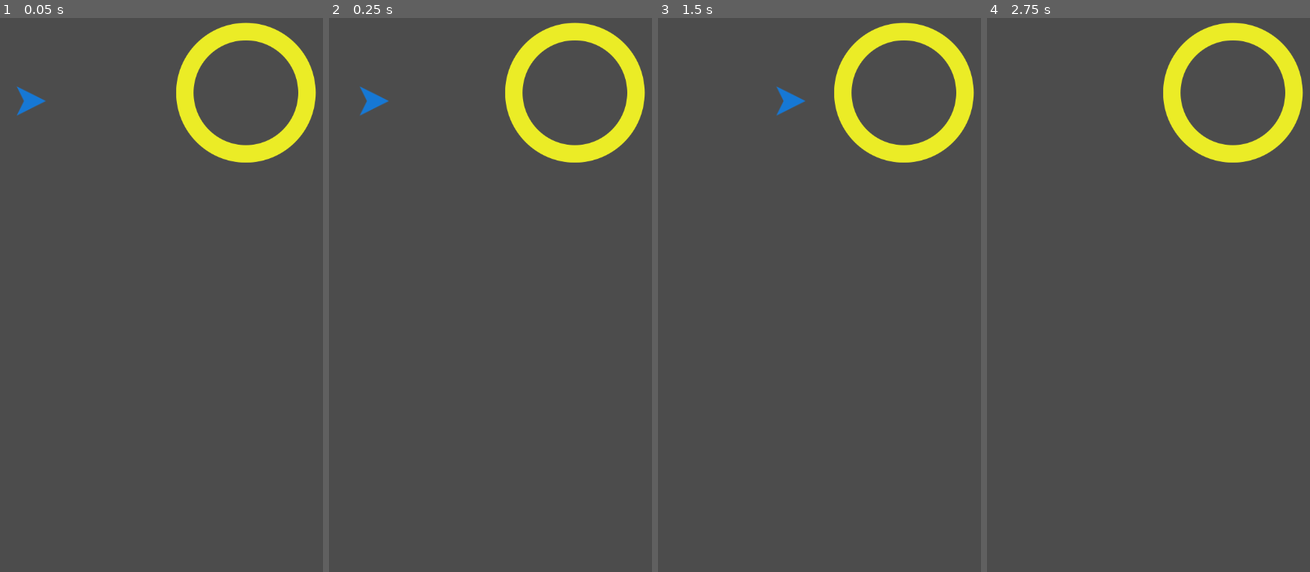
Above: before the commit, frames 1-4 (left to right).
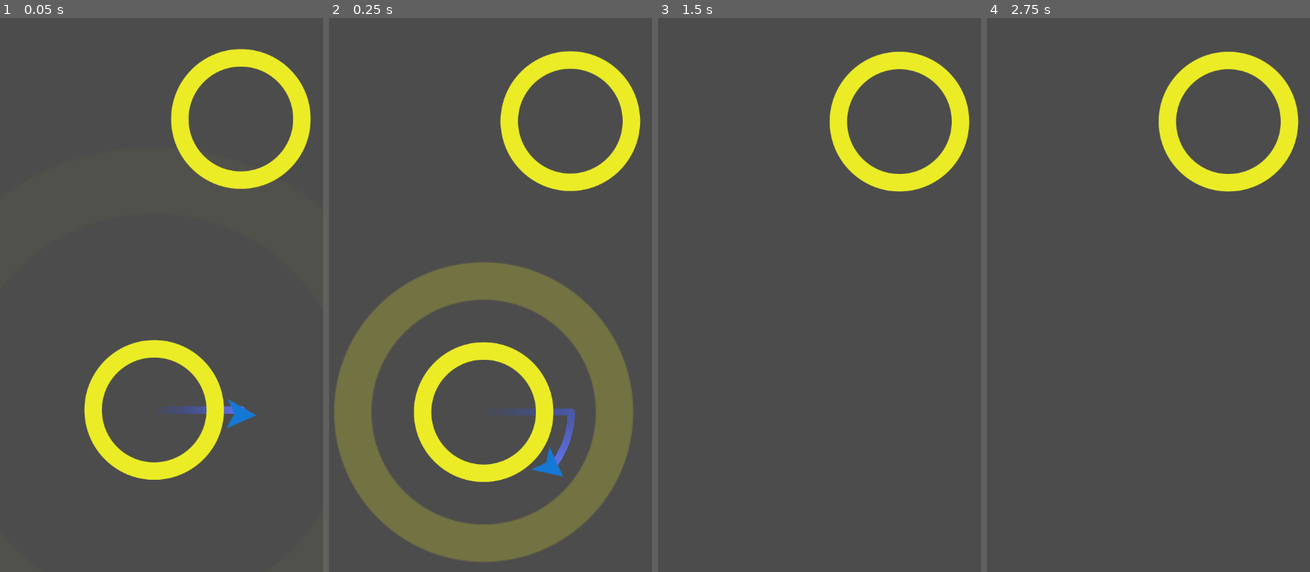
Above: after the commit, the same moments.

Repository: iengu/Circle-Jump
Game: Godot game, scene res://Main.tscn
The game is run twice, just before and just after one commit, with the same random seed, the same clock (stepped at 60 frames per second) and the same inputs.
Inputs (mouse positions are in pixels of both pictures, inside the frame that each line leads up to):
- Up to frame 1 (0.05 s): no input
- Up to frame 2 (0.25 s): no input
- Up to frame 3 (1.5 s): move the mouse to (887, 239) at 0.52 s; click (887, 239) at 0.67 s; move the mouse to (745, 300) at 1.27 s; click (745, 300) at 1.42 s
- Up to frame 4 (2.75 s): move the mouse to (1174, 139) at 2.02 s; click (1174, 139) at 2.17 s

The runs differ from the first frame. In frame 1, 11% of the frame differs, in the area x 5-98%, y 0-84%; in frame 2, 28%, in the area x 1-98%, y 0-99%; in frame 3, 6.4%; in frame 4, 6.2%.

Commit message:
Lesson 02 finished...

Diff:
--- /dev/null
+++ b/Main.gd
@@ -0,0 +1,32 @@
+extends Node
+
+var Circle = preload("res://objects/Circle.tscn")
+var Jumper = preload("res://objects/Jumper.tscn")
+
+var player
+
+func _ready():
+	randomize()
+	new_game()
+
+func new_game():
+	$Camera2D.position = $StartPosition.position
+	player = Jumper.instance()
+	player.position = $StartPosition.position
+	add_child(player)
+	player.connect("captured", self, "_on_Jumper_captured")
+	spawn_circle($StartPosition.position)
+
+func spawn_circle(_position = null):
+	var c = Circle.instance()
+	if !_position:
+		var x = rand_range(-150, 150)
+		var y = rand_range(-500, -400)
+		_position = player.target.position + Vector2(x, y)
+	add_child(c)
+	c.init(_position)
+
+func _on_Jumper_captured(object):
+	$Camera2D.position = object.position
+	object.capture()
+	call_deferred("spawn_circle")
--- a/Main.tscn
+++ b/Main.tscn
@@ -1,12 +1,16 @@
-[gd_scene load_steps=3 format=2]
+[gd_scene load_steps=2 format=2]
 
-[ext_resource path="res://objects/Jumper.tscn" type="PackedScene" id=1]
-[ext_resource path="res://objects/Circle.tscn" type="PackedScene" id=2]
+[ext_resource path="res://Main.gd" type="Script" id=1]
 
 [node name="Main" type="Node"]
+script = ExtResource( 1 )
 
-[node name="Jumper" parent="." instance=ExtResource( 1 )]
-position = Vector2( 58.8628, 183.315 )
+[node name="StartPosition" type="Position2D" parent="."]
+position = Vector2( 212.643, 589.651 )
 
-[node name="Circle" parent="." instance=ExtResource( 2 )]
-position = Vector2( 369.994, 171.543 )
+[node name="Camera2D" type="Camera2D" parent="."]
+position = Vector2( 213.864, 595.444 )
+offset = Vector2( 0, -200 )
+current = true
+smoothing_enabled = true
+smoothing_speed = 8.0
--- a/objects/Circle.gd
+++ b/objects/Circle.gd
@@ -4,16 +4,25 @@
 var radius = 100
 var rotation_speed = PI
 
-func _ready():
-	init()
 
-func init(_radius = radius):
+
+func init(_position, _radius = radius):
+	position = _position
 	radius = _radius
 	$CollisionShape2D.shape = $CollisionShape2D.shape.duplicate()
 	$CollisionShape2D.shape.radius = radius
 	var img_size = $Sprite.texture.get_size().x / 2
 	$Sprite.scale = Vector2(1, 1) * radius / img_size
 	orbit_position.position.x = radius + 25
+	rotation_speed *= pow(-1, randi() % 2)
 
 func _process(delta):
 	$Pivot.rotation += rotation_speed * delta
+
+func implode():
+	$AnimationPlayer.play("implode")
+	yield($AnimationPlayer, "animation_finished")
+	queue_free()
+
+func capture():
+	$AnimationPlayer.play("Capture")
--- a/objects/Circle.tscn
+++ b/objects/Circle.tscn
@@ -1,27 +1,107 @@
-[gd_scene load_steps=6 format=2]
+[gd_scene load_steps=8 format=2]
 
 [ext_resource path="res://assets/images/circle1_n.png" type="Texture" id=1]
 [ext_resource path="res://objects/color.shader" type="Shader" id=2]
 [ext_resource path="res://objects/Circle.gd" type="Script" id=3]
 
-[sub_resource type="ShaderMaterial" id=2]
+[sub_resource type="ShaderMaterial" id=1]
 shader = ExtResource( 2 )
 shader_param/color = Color( 0.92549, 0.929412, 0.152941, 1 )
 
-[sub_resource type="CircleShape2D" id=1]
+[sub_resource type="CircleShape2D" id=2]
 radius = 135.106
+
+[sub_resource type="Animation" id=4]
+resource_name = "Capture"
+length = 0.5
+step = 0.01
+tracks/0/type = "value"
+tracks/0/path = NodePath("SpriteEffect:visible")
+tracks/0/interp = 1
+tracks/0/loop_wrap = true
+tracks/0/imported = false
+tracks/0/enabled = true
+tracks/0/keys = {
+"times": PoolRealArray( 0 ),
+"transitions": PoolRealArray( 1 ),
+"update": 1,
+"values": [ true ]
+}
+tracks/1/type = "value"
+tracks/1/path = NodePath("SpriteEffect:scale")
+tracks/1/interp = 1
+tracks/1/loop_wrap = true
+tracks/1/imported = false
+tracks/1/enabled = true
+tracks/1/keys = {
+"times": PoolRealArray( 0, 0.5 ),
+"transitions": PoolRealArray( 1, 1 ),
+"update": 0,
+"values": [ Vector2( 3, 3 ), Vector2( 1e-05, 1e-05 ) ]
+}
+tracks/2/type = "value"
+tracks/2/path = NodePath("SpriteEffect:self_modulate")
+tracks/2/interp = 1
+tracks/2/loop_wrap = true
+tracks/2/imported = false
+tracks/2/enabled = true
+tracks/2/keys = {
+"times": PoolRealArray( 0, 0.5 ),
+"transitions": PoolRealArray( 1, 1 ),
+"update": 0,
+"values": [ Color( 1, 1, 1, 0 ), Color( 1, 1, 1, 0.509804 ) ]
+}
+
+[sub_resource type="Animation" id=3]
+resource_name = "implode"
+length = 0.402
+tracks/0/type = "value"
+tracks/0/path = NodePath(".:scale")
+tracks/0/interp = 1
+tracks/0/loop_wrap = true
+tracks/0/imported = false
+tracks/0/enabled = true
+tracks/0/keys = {
+"times": PoolRealArray( 0, 0.4 ),
+"transitions": PoolRealArray( 1, 1 ),
+"update": 0,
+"values": [ Vector2( 1, 1 ), Vector2( 1e-05, 1e-05 ) ]
+}
+tracks/1/type = "value"
+tracks/1/path = NodePath(".:modulate")
+tracks/1/interp = 1
+tracks/1/loop_wrap = true
+tracks/1/imported = false
+tracks/1/enabled = true
+tracks/1/keys = {
+"times": PoolRealArray( 0, 0.4 ),
+"transitions": PoolRealArray( 1, 1 ),
+"update": 0,
+"values": [ Color( 1, 1, 1, 1 ), Color( 1, 1, 1, 0 ) ]
+}
 
 [node name="Circle" type="Area2D"]
 script = ExtResource( 3 )
 
 [node name="Sprite" type="Sprite" parent="."]
-material = SubResource( 2 )
+material = SubResource( 1 )
+texture = ExtResource( 1 )
+
+[node name="SpriteEffect" type="Sprite" parent="."]
+visible = false
+self_modulate = Color( 1, 1, 1, 0.46902 )
+material = SubResource( 1 )
+scale = Vector2( 0.240009, 0.240009 )
 texture = ExtResource( 1 )
 
 [node name="CollisionShape2D" type="CollisionShape2D" parent="."]
-shape = SubResource( 1 )
+shape = SubResource( 2 )
 
 [node name="Pivot" type="Node2D" parent="."]
 
 [node name="OrbitPosition" type="Position2D" parent="Pivot"]
 position = Vector2( 150, 0 )
+
+[node name="AnimationPlayer" type="AnimationPlayer" parent="."]
+anims/Capture = SubResource( 4 )
+anims/implode = SubResource( 3 )
--- a/objects/Jumper.gd
+++ b/objects/Jumper.gd
@@ -1,23 +1,33 @@
 extends Area2D
+signal captured
+
+onready var trail = $Trail/Point
 
 var velocity = Vector2(100, 0)
 var jump_speed = 1000
 var target = null
+var trail_length = 25
 
 func _unhandled_input(event):
 	if target and event is InputEventScreenTouch and event.pressed:
 		jump()
 
 func jump():
+	target.implode()
 	target = null
 	velocity = transform.x * jump_speed
 
 # 区域进入信号
 func _on_Jumper_area_entered(area):
 	target = area
+	target.get_node("Pivot").rotation = (position - target.position).angle()
 	velocity = Vector2.ZERO
+	emit_signal("captured", area)
 
 func _physics_process(delta):
+	if trail.points.size() > trail_length:
+		trail.remove_point(0)
+	trail.add_point(position)
 	if target:
 		transform = target.orbit_position.global_transform
 	else:
--- a/objects/Jumper.tscn
+++ b/objects/Jumper.tscn
@@ -1,24 +1,37 @@
-[gd_scene load_steps=5 format=2]
+[gd_scene load_steps=6 format=2]
 
 [ext_resource path="res://assets/images/jumper.png" type="Texture" id=1]
 [ext_resource path="res://objects/Jumper.gd" type="Script" id=2]
 [ext_resource path="res://objects/color.shader" type="Shader" id=3]
 
-[sub_resource type="ShaderMaterial" id=2]
+[sub_resource type="ShaderMaterial" id=1]
 shader = ExtResource( 3 )
 shader_param/color = Color( 0.0901961, 0.47451, 0.839216, 1 )
+
+[sub_resource type="Gradient" id=2]
+colors = PoolColorArray( 0.118509, 0.257095, 0.800781, 0, 0.397323, 0.455123, 0.925781, 1 )
 
 [node name="Jumper" type="Area2D"]
 script = ExtResource( 2 )
 
 [node name="Sprite" type="Sprite" parent="."]
-material = SubResource( 2 )
+material = SubResource( 1 )
 rotation = 1.5708
 texture = ExtResource( 1 )
 
 [node name="CollisionShape2D" type="CollisionPolygon2D" parent="."]
+visible = false
 polygon = PoolVector2Array( 20.8076, -0.139885, -20.9117, -21.1763, -21.0885, 21.0733 )
 
 [node name="VisibilityNotifier2D" type="VisibilityNotifier2D" parent="."]
 
+[node name="Trail" type="Node" parent="."]
+
+[node name="Point" type="Line2D" parent="Trail"]
+z_index = -1
+gradient = SubResource( 2 )
+joint_mode = 2
+begin_cap_mode = 2
+end_cap_mode = 2
+
 [connection signal="area_entered" from="." to="." method="_on_Jumper_area_entered"]
